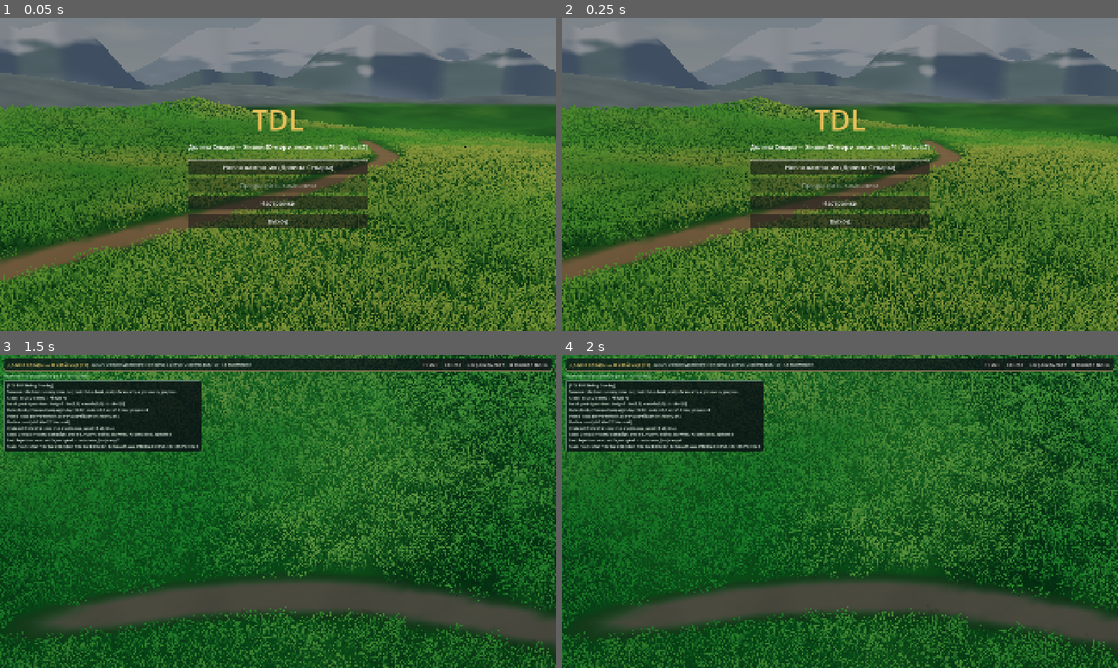
Above: before the commit, frames 1-4 (two rows, left to right).
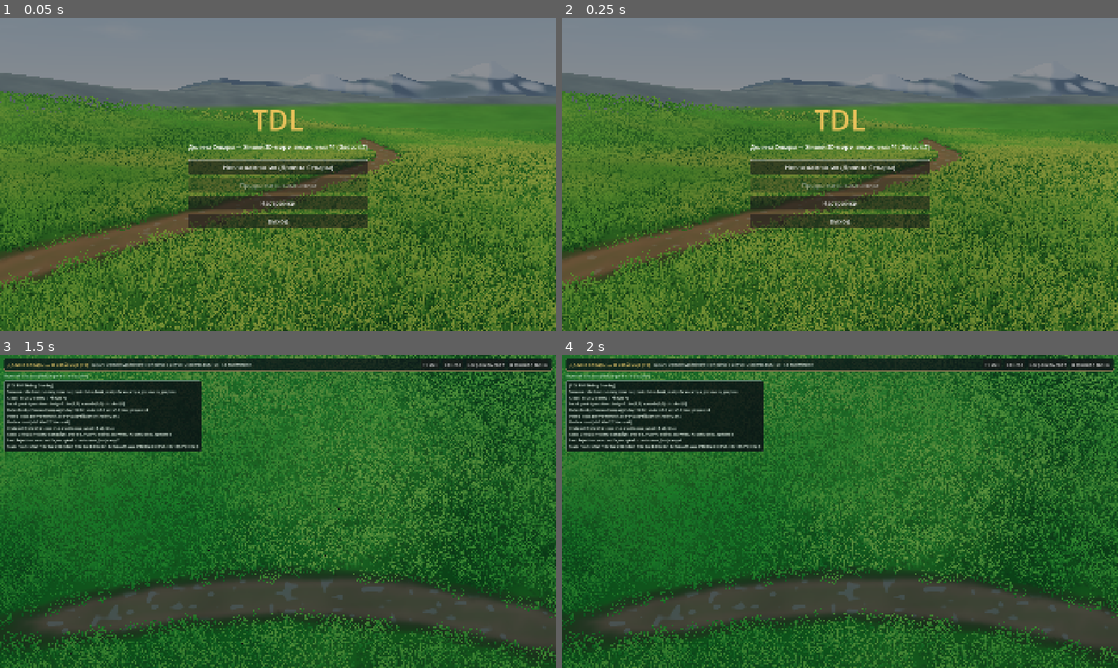
Above: after the commit, the same moments.

Repository: PandaGarry/TDL
Game: Godot game, scene res://scenes/main/main.tscn
Two runs of this game, one before a commit and one after it. Both use one fixed random seed, a clock stepped at 60 frames per second and the inputs below.
Inputs (mouse positions are in pixels of both pictures, inside the frame that each line leads up to):
- Up to frame 1 (0.05 s): no input
- Up to frame 2 (0.25 s): no input
- Up to frame 3 (1.5 s): click "Новая кампания (Долина Севары)" at 0.5 s; tap Enter at 1.25 s; move the mouse to (400, 495) at 1.27 s; hold D (move_right) from 1.28 s (still down); tap F (assist_or_talk) at 1.35 s; click (400, 495) at 1.42 s
- Up to frame 4 (2 s): keep holding D (move_right)

The runs differ from the first frame. In frame 1, 43% of the frame differs, in the area x 0-100%, y 6-100%; in frame 2, 43%; in frame 3, 37%; in frame 4, 36%.

Commit message:
feat(art3d): polish Step 1 look-dev (alpine horizon sky, natural grass clumps & wildflowers, organic dirt path)
Co-authored-by: arena-agent <297053741+arena-agent@users.noreply.github.com>

Diff:
--- a/assets/shaders/sevara_grass_3d.gdshader
+++ b/assets/shaders/sevara_grass_3d.gdshader
@@ -8,9 +8,9 @@
 // 2. Blade normal is locked to the smooth hill normal (never flipped downward on backfaces!).
 // 3. Soft, calm wind waves roll across the tips without noisy per-pixel speckles.
 
-uniform vec3 root_color : source_color = vec3(0.16, 0.30, 0.13);
-uniform vec3 tip_color : source_color = vec3(0.29, 0.47, 0.18);
-uniform vec3 tip_color_warm : source_color = vec3(0.39, 0.53, 0.21);
+uniform vec3 root_color : source_color = vec3(0.17, 0.30, 0.13);
+uniform vec3 tip_color : source_color = vec3(0.27, 0.43, 0.17);
+uniform vec3 tip_color_warm : source_color = vec3(0.38, 0.49, 0.19);
 uniform float blade_height : hint_range(0.15, 1.5) = 0.34;
 uniform vec2 wind_direction = vec2(0.88, 0.47);
 uniform float wind_strength : hint_range(0.0, 3.0) = 0.72;
@@ -21,6 +21,7 @@
 varying vec3 v_tip_col;
 varying float v_gust;
 varying vec3 v_up_normal_view;
+varying float v_blossom_id;
 
 float hash12(vec2 p) {
 	vec3 p3 = fract(vec3(p.xyx) * 0.1031);
@@ -54,11 +55,11 @@
 vec3 meadow_ground_palette(vec2 xz) {
 	float macro_a = fbm(xz * 0.045);
 	float macro_b = fbm(xz * 0.11 + vec2(5.2, 3.7));
-	vec3 deep_sage = vec3(0.14, 0.27, 0.12);
-	vec3 lush_emerald = vec3(0.21, 0.37, 0.15);
-	vec3 warm_olive = vec3(0.29, 0.43, 0.17);
-	vec3 col = mix(deep_sage, lush_emerald, smoothstep(0.25, 0.72, macro_a));
-	col = mix(col, warm_olive, smoothstep(0.40, 0.82, macro_b) * 0.65);
+	vec3 deep_sage = vec3(0.17, 0.30, 0.13);
+	vec3 lush_meadow = vec3(0.24, 0.39, 0.16);
+	vec3 warm_olive = vec3(0.33, 0.45, 0.18);
+	vec3 col = mix(deep_sage, lush_meadow, smoothstep(0.22, 0.74, macro_a));
+	col = mix(col, warm_olive, smoothstep(0.36, 0.80, macro_b) * 0.72);
 	return col;
 }
 
@@ -72,9 +73,11 @@
 	vec4 rnd = COLOR;
 	vec3 world_v = (MODEL_MATRIX * vec4(VERTEX, 1.0)).xyz;
 
-	float clump = value_noise(world_v.xz * 0.18);
-	float inst_h = clamp(INSTANCE_CUSTOM.a, 0.18, 1.35);
-	float h_scale = (0.80 + rnd.g * 0.36) * (0.85 + clump * 0.30) * inst_h;
+	// Natural meadow clumping + smooth distance taper so far hills have no abrupt grass cutoff
+	float clump = fbm(world_v.xz * 0.20);
+	float inst_h = clamp(INSTANCE_CUSTOM.a, 0.16, 1.35);
+	float dist_taper = 1.0 - smoothstep(32.0, 45.0, length(world_v.xz));
+	float h_scale = (0.72 + rnd.g * 0.46) * (0.74 + clump * 0.56) * inst_h * dist_taper;
 	float gust = wind_gust(world_v.xz, TIME);
 	float wave = sin(TIME * 1.5 - dot(world_v.xz, wind_direction) * 0.38 + rnd.a * 6.28) * 0.5 + 0.5;
 	float bend = (gust * 0.65 + wave * 0.35 + 0.08) * wind_strength;
@@ -99,10 +102,14 @@
 	v_root_col = ground_col;
 
 	float warm_patch = fbm(world_v.xz * 0.08 + vec2(3.1, 1.7));
-	vec3 base_tip = mix(tip_color, tip_color_warm, smoothstep(0.35, 0.78, warm_patch));
-	v_tip_col = base_tip * (0.94 + (rnd.r - 0.5) * 0.12);
+	vec3 base_tip = mix(tip_color, tip_color_warm, smoothstep(0.28, 0.76, warm_patch));
+	// Taller seed-head clumps catch slightly warmer golden-oat sunlight
+	base_tip = mix(base_tip, vec3(0.44, 0.51, 0.21), smoothstep(0.58, 0.85, clump) * 0.45);
+	v_tip_col = base_tip * (0.93 + (rnd.r - 0.5) * 0.14);
 	v_t = t;
 	v_gust = gust;
+	// ~3.5% of tall blades in lush clumps carry a delicate wildflower blossom at the very tip
+	v_blossom_id = (rnd.r > 0.965 && clump > 0.45 && inst_h > 0.65) ? fract(rnd.b * 17.3) : -1.0;
 }
 
 void fragment() {
@@ -112,7 +119,19 @@
 	float t = v_t;
 	vec3 col = mix(v_root_col, v_tip_col, smoothstep(0.08, 0.95, t));
 	// Subtle sunlit sheen along rolling wind gusts
-	col += vec3(0.04, 0.06, 0.015) * v_gust * (t * t);
+	col += vec3(0.035, 0.048, 0.012) * v_gust * (t * t);
+
+	// Delicate wildflower specks at the top 18% of rare blossom stems
+	if (v_blossom_id >= 0.0 && t > 0.80) {
+		float petal_t = smoothstep(0.80, 0.92, t);
+		vec3 petal_col = vec3(0.92, 0.90, 0.78); // Warm cream clover
+		if (v_blossom_id > 0.66) {
+			petal_col = vec3(0.90, 0.76, 0.28); // Golden buttercup
+		} else if (v_blossom_id > 0.38) {
+			petal_col = vec3(0.64, 0.76, 0.92); // Alpine speedwell blue
+		}
+		col = mix(col, petal_col, petal_t * 0.88);
+	}
 
 	ALBEDO = col;
 	ROUGHNESS = 0.92;
--- a/assets/shaders/sevara_mountains_3d.gdshader
+++ b/assets/shaders/sevara_mountains_3d.gdshader
@@ -47,13 +47,19 @@
 	);
 }
 
+float ridged2d(vec2 p) {
+	float n = noise2d(p) * 2.0 - 1.0;
+	float r = 1.0 - abs(n);
+	return r * r;
+}
+
 float ridge_profile(float a) {
 	vec2 dir = vec2(cos(a), sin(a));
-	float n = noise2d(dir * 2.2 + vec2(seed * 13.0, seed * 7.0)) * 0.58;
-	n += noise2d(dir * 5.4 + vec2(seed * 31.0, seed * 19.0)) * 0.28;
-	n += noise2d(dir * 11.5 + vec2(seed * 57.0, seed * 41.0)) * 0.14;
-	n = smoothstep(0.22, 0.84, n);
-	return 0.22 + pow(n, 1.45) * 0.78;
+	float n = ridged2d(dir * 2.4 + vec2(seed * 13.0, seed * 7.0)) * 0.56;
+	n += ridged2d(dir * 5.8 + vec2(seed * 31.0, seed * 19.0)) * 0.29;
+	n += ridged2d(dir * 12.5 + vec2(seed * 57.0, seed * 41.0)) * 0.15;
+	float valley_pass = 0.65 + 0.35 * sin(a * 2.0 + seed * 9.0);
+	return 0.16 + pow(clamp(n * valley_pass, 0.0, 1.0), 1.25) * 0.84;
 }
 
 void vertex() {
@@ -61,37 +67,38 @@
 	float t = VERTEX.y;
 	vec2 dir = vec2(cos(a), sin(a));
 	float r = ridge_profile(a);
-	float r_next = ridge_profile(a + 0.025);
-	float dr_da = (r_next - r) / 0.025;
-	float jag = noise2d(dir * 3.8 + vec2(t * 4.5 + seed * 19.0, seed * 11.0)) - 0.5;
+	float r_next = ridge_profile(a + 0.02);
+	float dr_da = (r_next - r) / 0.02;
+	float jag = ridged2d(dir * 4.5 + vec2(t * 3.8 + seed * 19.0, seed * 11.0)) - 0.45;
 	float h = t * height * r;
-	float rad = radius + (t - 0.25) * height * 1.35 * (0.72 + jag * 0.65);
-	VERTEX = vec3(cos(a) * rad, h - 12.0 + jag * t * height * 0.08, sin(a) * rad);
+	float rad = radius + (1.0 - t) * height * 0.85 + jag * height * 0.18;
+	VERTEX = vec3(cos(a) * rad, h - 2.5 + jag * t * height * 0.06, sin(a) * rad);
 
-	vec3 inward = vec3(-cos(a), 0.52, -sin(a));
+	vec3 inward = vec3(-cos(a), 0.42, -sin(a));
 	vec3 tangent = vec3(-sin(a), 0.0, cos(a));
-	v_smooth_normal = normalize(inward - tangent * (dr_da * 1.15));
+	v_smooth_normal = normalize(inward - tangent * (dr_da * 1.45));
 	v_t = t;
 	v_ridge = r;
 	v_pos = VERTEX;
 }
 
 void fragment() {
-	float strata = noise2d(vec2(v_pos.x * 0.045 + v_pos.z * 0.045, v_pos.y * 0.22));
-	float micro = noise2d(vec2(v_pos.x * 0.16 - v_pos.z * 0.14, v_pos.y * 0.55));
-	vec3 n = normalize(v_smooth_normal + vec3((strata - 0.5) * 0.35, (micro - 0.5) * 0.25, (micro - 0.5) * 0.35));
+	float strata = noise2d(vec2(v_pos.x * 0.05 + v_pos.z * 0.05, v_pos.y * 0.28));
+	float gully = ridged2d(vec2(v_pos.x * 0.09 - v_pos.z * 0.08, v_pos.y * 0.14));
+	vec3 n = normalize(v_smooth_normal + vec3((gully - 0.5) * 0.42, (strata - 0.5) * 0.22, (gully - 0.5) * 0.42));
 
-	float lit = clamp(dot(n, normalize(sun_dir)) * 0.58 + 0.46, 0.0, 1.0);
-	lit = smoothstep(0.18, 0.86, lit);
-	vec3 rock_tone = base_color * (0.84 + 0.28 * strata);
-	vec3 col = mix(shadow_color, rock_tone * (0.84 + sun_color * 0.30), lit);
+	float lit = clamp(dot(n, normalize(sun_dir)) * 0.62 + 0.42, 0.0, 1.0);
+	lit = smoothstep(0.16, 0.84, lit);
+	vec3 rock_tone = base_color * (0.86 + 0.24 * strata);
+	vec3 col = mix(shadow_color, rock_tone * (0.86 + sun_color * 0.28), lit);
 
 	float h01 = v_t * v_ridge;
-	float couloir = (strata - 0.45) * 0.22 + (n.y - 0.48) * 0.26;
-	float sn = smoothstep(0.96 - snow, 1.08 - snow, h01 + couloir) * step(0.01, snow);
-	col = mix(col, snow_color * mix(0.76, 1.04, lit), clamp(sn, 0.0, 0.94));
+	float couloir = (1.0 - gully) * 0.34 + (strata - 0.5) * 0.14;
+	float sn = smoothstep(0.86 - snow * 0.65, 1.02 - snow * 0.55, h01 + couloir) * smoothstep(0.28, 0.65, v_t);
+	vec3 snow_lit = mix(vec3(0.68, 0.77, 0.88), snow_color, lit);
+	col = mix(col, snow_lit, clamp(sn, 0.0, 0.92));
 
-	float fade = haze + (1.0 - haze) * (1.0 - smoothstep(0.0, 0.58, clamp(v_t, 0.0, 1.0))) * 0.86;
-	col = mix(col, haze_color, clamp(fade, 0.0, 1.0));
-	ALBEDO = col;
+	float base_mist = smoothstep(0.55, 0.0, v_t);
+	float total_haze = clamp(haze + base_mist * 0.58, 0.0, 0.94);
+	ALBEDO = mix(col, haze_color, total_haze);
 }
--- a/assets/shaders/sevara_sky_3d.gdshader
+++ b/assets/shaders/sevara_sky_3d.gdshader
@@ -5,12 +5,12 @@
 // - Multi-layered FBM cumulus & cirrus clouds with silver-gold sun-rim scattering
 // - Crisp solar disc with warm Mie atmospheric corona
 
-uniform vec3 sky_top_color : source_color = vec3(0.22, 0.44, 0.68);
-uniform vec3 sky_horizon_color : source_color = vec3(0.84, 0.86, 0.82);
+uniform vec3 sky_top_color : source_color = vec3(0.20, 0.48, 0.80);
+uniform vec3 sky_horizon_color : source_color = vec3(0.84, 0.88, 0.90);
 uniform vec3 ground_bottom_color : source_color = vec3(0.24, 0.30, 0.28);
-uniform vec3 cloud_bright_color : source_color = vec3(0.99, 0.96, 0.90);
-uniform vec3 cloud_shadow_color : source_color = vec3(0.56, 0.64, 0.74);
-uniform float cloud_coverage = 0.48;
+uniform vec3 cloud_bright_color : source_color = vec3(1.0, 0.98, 0.94);
+uniform vec3 cloud_shadow_color : source_color = vec3(0.62, 0.72, 0.84);
+uniform float cloud_coverage = 0.42;
 uniform float cloud_speed = 0.012;
 
 float hash(vec2 p) {
--- a/assets/shaders/sevara_terrain_3d.gdshader
+++ b/assets/shaders/sevara_terrain_3d.gdshader
@@ -45,11 +45,11 @@
 vec3 meadow_ground_palette(vec2 xz) {
 	float macro_a = fbm(xz * 0.045);
 	float macro_b = fbm(xz * 0.11 + vec2(5.2, 3.7));
-	vec3 deep_sage = vec3(0.14, 0.27, 0.12);
-	vec3 lush_emerald = vec3(0.21, 0.37, 0.15);
-	vec3 warm_olive = vec3(0.29, 0.43, 0.17);
-	vec3 col = mix(deep_sage, lush_emerald, smoothstep(0.25, 0.72, macro_a));
-	col = mix(col, warm_olive, smoothstep(0.40, 0.82, macro_b) * 0.65);
+	vec3 deep_sage = vec3(0.17, 0.30, 0.13);
+	vec3 lush_meadow = vec3(0.24, 0.39, 0.16);
+	vec3 warm_olive = vec3(0.33, 0.45, 0.18);
+	vec3 col = mix(deep_sage, lush_meadow, smoothstep(0.22, 0.74, macro_a));
+	col = mix(col, warm_olive, smoothstep(0.36, 0.80, macro_b) * 0.72);
 	return col;
 }
 
@@ -64,20 +64,41 @@
 	vec2 xz = v_world_pos.xz;
 	float soft_grain = fbm(xz * 0.55) * 2.0 - 1.0;
 
-	// 1. Base velvety meadow ground (matches grass blade roots 1:1)
+	// 1. Base velvety meadow ground (matches grass blade roots 1:1 up close,
+	// and warms toward sunlit blade tips in the distance so far hills blend seamlessly)
 	vec3 col = meadow_ground_palette(xz);
+	float far_blend = smoothstep(24.0, 44.0, length(xz));
+	vec3 far_meadow_col = mix(vec3(0.26, 0.42, 0.17), vec3(0.35, 0.48, 0.19), fbm(xz * 0.07));
+	col = mix(col, far_meadow_col, far_blend * 0.65);
 	col *= (1.0 + soft_grain * 0.035);
 
-	// 2. Gentle warm earthen footpath (restricted to the inner core so grass borders sit on green turf)
+	// 2. Organic earthen footpath with grassy wheel-track median, trampled olive verge & embedded pebbles
 	float w_path = clamp(v_path_and_wet.x, 0.0, 1.0);
 	if (w_path > 0.01) {
-		float edge_noise = (fbm(xz * 0.55) - 0.5) * 0.12;
-		float path_mask = smoothstep(0.46, 0.84, w_path + edge_noise);
-		float border_band = smoothstep(0.32, 0.52, w_path + edge_noise) * (1.0 - smoothstep(0.52, 0.78, w_path + edge_noise));
-		vec3 path_center = vec3(0.44, 0.35, 0.25) * (1.0 + soft_grain * 0.035);
-		vec3 path_border = vec3(0.24, 0.30, 0.16);
-		col = mix(col, path_border, border_band * 0.65);
-		col = mix(col, path_center, path_mask);
+		float edge_noise = (fbm(xz * 0.65) - 0.5) * 0.18 + (value_noise(xz * 1.8) - 0.5) * 0.08;
+		float wp = w_path + edge_noise;
+
+		// Trampled dry-olive turf verge right where short grass blades taper out (zero neon green strip!)
+		float verge_mask = smoothstep(0.18, 0.38, wp) * (1.0 - smoothstep(0.46, 0.70, wp));
+		vec3 verge_col = vec3(0.26, 0.29, 0.16) * (1.0 + soft_grain * 0.05);
+		col = mix(col, verge_col, verge_mask * 0.85);
+
+		// Packed warm loam core with subtle twin wheel/foot tracks and center crown
+		float path_mask = smoothstep(0.34, 0.66, wp);
+		float center_crown = smoothstep(0.72, 0.96, w_path) * (0.4 + 0.6 * fbm(xz * 0.5));
+		vec3 loam_track = vec3(0.42, 0.33, 0.23) * (1.0 + soft_grain * 0.06);
+		vec3 loam_edge = vec3(0.34, 0.27, 0.19);
+		vec3 loam_crown = vec3(0.35, 0.33, 0.20);
+		vec3 path_col = mix(loam_edge, loam_track, smoothstep(0.38, 0.74, wp));
+		path_col = mix(path_col, loam_crown, center_crown * 0.45);
+
+		// Subtle flat embedded stones along the compacted dirt
+		float peb_n = value_noise(xz * 3.6);
+		float peb_mask = smoothstep(0.76, 0.86, peb_n) * smoothstep(0.40, 0.65, wp);
+		vec3 peb_col = vec3(0.46, 0.43, 0.38);
+		path_col = mix(path_col, peb_col, peb_mask * 0.38);
+
+		col = mix(col, path_col, path_mask);
 	}
 
 	// 3. Gently sloped sandy-loam streambed & bank margin
--- a/scripts/presentation/world3d/sevara_props_factory_3d.gd
+++ b/scripts/presentation/world3d/sevara_props_factory_3d.gd
@@ -440,11 +440,11 @@
 	var rng := RandomNumberGenerator.new()
 	rng.seed = 4072026
 
-	var step := clampf(0.68 / sqrt(dens), 0.52, 0.90)
-	var x_min := -36.0
-	var x_max := 36.0
-	var z_min := -32.0
-	var z_max := 20.0
+	var step := clampf(0.72 / sqrt(dens), 0.54, 0.92)
+	var x_min := -44.0
+	var x_max := 44.0
+	var z_min := -38.0
+	var z_max := 22.0
 	var gx_count := int(round((x_max - x_min) / step))
 	var gz_count := int(round((z_max - z_min) / step))
 
@@ -452,19 +452,21 @@
 		for gx in range(gx_count):
 			var wx := x_min + (float(gx) + rng.randf_range(0.18, 0.82)) * step
 			var wz := z_min + (float(gz) + rng.randf_range(0.18, 0.82)) * step
+			if Vector2(wx, wz).length() > 45.5:
+				continue
 			var wy := SevaraTerrainGen3D.get_height_at(wx, wz)
-			if wy < SevaraTerrainGen3D.WATER_SURFACE_Y + 0.14 or wy > 4.8:
+			if wy < SevaraTerrainGen3D.WATER_SURFACE_Y + 0.14 or wy > 5.4:
 				continue
 			var path_w := SevaraTerrainGen3D.get_path_weight_at(wx, wz)
-			if path_w > 0.46:
+			if path_w > 0.56:
 				continue
 			var gn := SevaraTerrainGen3D.get_ground_normal(wx, wz)
-			if gn.y < 0.78:
+			if gn.y < 0.76:
 				continue
-			var edge_taper := 1.0 - smoothstep(0.12, 0.46, path_w) * 0.72
-			var height_mult := clampf(edge_taper * rng.randf_range(0.86, 1.14), 0.25, 1.20)
+			var edge_taper := 1.0 - smoothstep(0.10, 0.56, path_w) * 0.78
+			var height_mult := clampf(edge_taper * rng.randf_range(0.86, 1.14), 0.18, 1.25)
 			var patch_scale := clampf(
-				(0.55 + 0.45 * edge_taper) * rng.randf_range(0.92, 1.12), 0.45, 1.15
+				(0.48 + 0.52 * edge_taper) * rng.randf_range(0.92, 1.12), 0.40, 1.15
 			)
 			var basis := _align_up_with_yaw(gn, rng.randf() * TAU, patch_scale)
 			patch_transforms.append(Transform3D(basis, Vector3(wx, wy - 0.015, wz)))
--- a/scripts/presentation/world3d/sevara_terrain_gen_3d.gd
+++ b/scripts/presentation/world3d/sevara_terrain_gen_3d.gd
@@ -261,22 +261,22 @@
 	var ring_mesh := _create_mountain_ring_mesh(256, 10)
 	var specs: Array[Dictionary] = [
 		{
-			"radius": 175.0,
-			"height": 58.0,
+			"radius": 210.0,
+			"height": 26.0,
 			"seed": 0.19,
-			"haze": 0.34,
-			"snow": 0.48,
-			"base_color": Color(0.26, 0.35, 0.34),
-			"shadow_color": Color(0.18, 0.24, 0.32),
+			"haze": 0.38,
+			"snow": 0.42,
+			"base_color": Color(0.25, 0.34, 0.38),
+			"shadow_color": Color(0.17, 0.24, 0.32),
 		},
 		{
-			"radius": 310.0,
-			"height": 105.0,
+			"radius": 340.0,
+			"height": 42.0,
 			"seed": 0.63,
-			"haze": 0.58,
-			"snow": 0.64,
-			"base_color": Color(0.32, 0.40, 0.46),
-			"shadow_color": Color(0.22, 0.29, 0.38),
+			"haze": 0.64,
+			"snow": 0.58,
+			"base_color": Color(0.32, 0.42, 0.52),
+			"shadow_color": Color(0.22, 0.31, 0.42),
 		},
 	]
 	for spec: Dictionary in specs:
